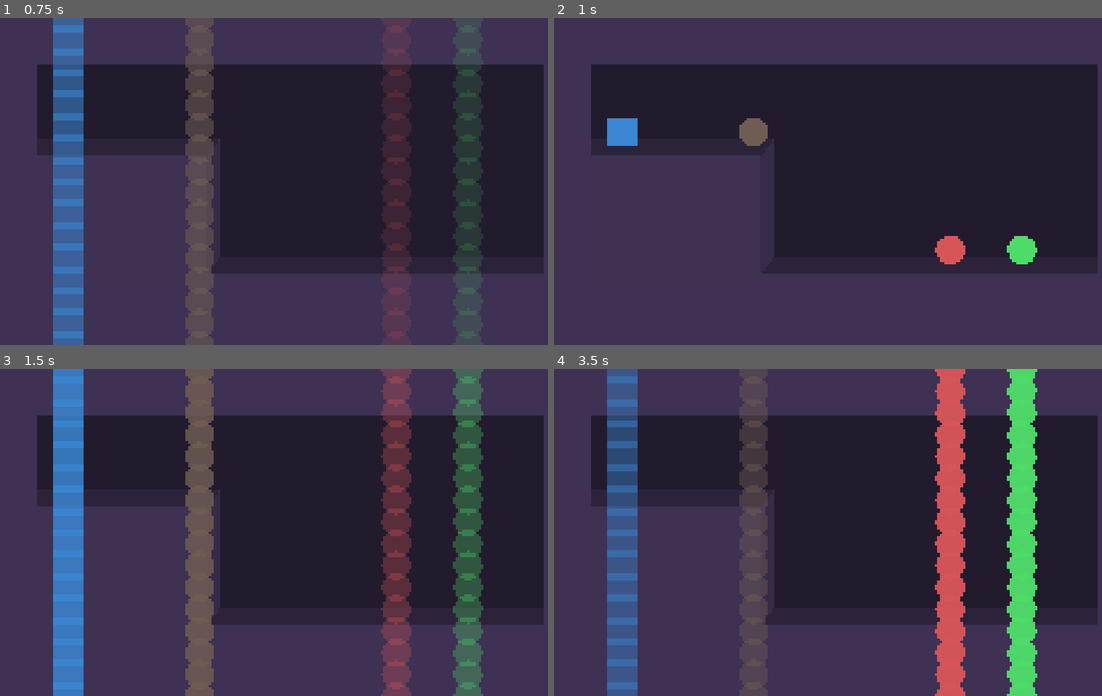
Above: before the commit, frames 1-4 (two rows, left to right).
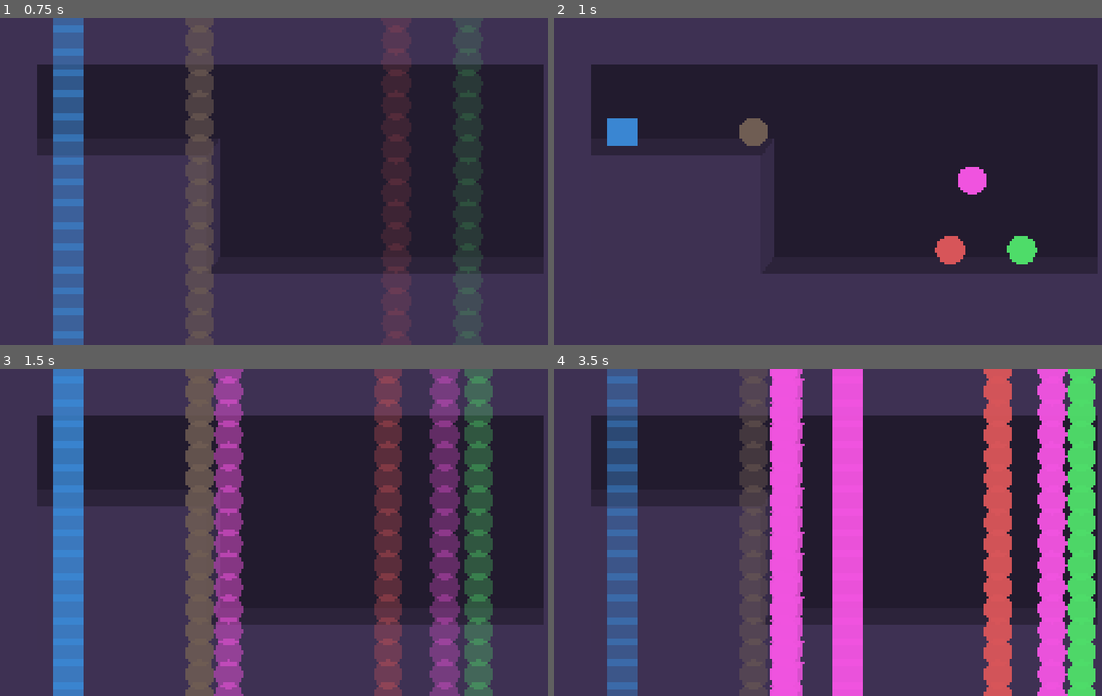
Above: after the commit, the same moments.

Repository: Z53-INCOMING/circular-present
Game: Godot game, scene res://world.tscn
Two runs of this game, one before a commit and one after it. Both use one fixed random seed, a clock stepped at 60 frames per second and the inputs below.
Inputs (mouse positions are in pixels of both pictures, inside the frame that each line leads up to):
- Up to frame 1 (0.75 s): tap Enter (ui_accept) at 0.5 s; move the mouse to (416, 165) at 0.52 s; hold Up (ui_up) from 0.53 s (still down); tap 1 (toggle_sharp_fade) at 0.6 s; click (416, 165) at 0.67 s
- Up to frame 2 (1 s): keep holding Up (ui_up); tap Enter (ui_accept) at 0.77 s; tap 2 (add_circle, bound only after the commit) at 0.8 s
- Up to frame 3 (1.5 s): tap Enter (ui_accept) at 1.07 s; move the mouse to (175, 548) at 1.27 s; release Up (ui_up) at 1.28 s; hold Down (ui_down) from 1.28 s (still down); tap 2 (add_circle, bound only after the commit) at 1.35 s; click (175, 548) at 1.42 s
- Up to frame 4 (3.5 s): tap Enter (ui_accept) at 1.52, 1.82, 3.02, 3.32 s; tap 3 (add_square, bound only after the commit) at 1.55, 2.1 s; move the mouse to (904, 460) at 2.02 s; release Down (ui_down) at 2.03 s; hold Up (ui_up) from 2.03 s (still down); click (904, 460) at 2.17 s; tap 4 (toggle_color_picker, bound only after the commit) at 2.3, 2.85 s; move the mouse to (817, 597) at 2.77 s; click (817, 597) at 2.92 s; tap Backspace at 3.05 s

Frame 1 is identical in both runs. In frame 2, 0.4% of the frame differs, in the area x 73-79%, y 45-54%; in frame 3, 17%; in frame 4, 34%, in the area x 39-99%, y 0-100%.

Commit message:
ability to create objects

Diff:
--- a/circular_present_object.gd
+++ b/circular_present_object.gd
@@ -17,10 +17,6 @@
 var time_stiffness := 1.0
 
 var selected := -1
-
-var uy_flipped := false
-
-var sharp_fade := true
 
 var mouse_offset := Vector2.ZERO
 
@@ -55,7 +51,10 @@
 		add_child(circular_visual)
 
 func _process(delta):
-	var camera_u: float = get_parent().camera_u
+	var parent: Node2D = get_parent()
+	var camera_u: float = parent.camera_u
+	var uy_flipped: bool = parent.uy_flipped
+	var sharp_fade: bool = parent.sharp_fade
 
 	var distance_between_present_objects := (present_radius * TAU) / present_resolution
 
@@ -100,10 +99,8 @@
 			polygon.global_position.y = (1.0 - (i / float(present_resolution - 1))) * 1440.0
 			polygon.modulate.a = pow(1.0 - absf((current.global_position.y - ((camera_u / TAU) * 1440.0)) / 1440.0), 2.0)
 
-	if Input.is_action_just_pressed("ui_accept"):
-		uy_flipped = !uy_flipped
-	if Input.is_action_just_pressed("toggle_sharp_fade"):
-		sharp_fade = !sharp_fade
+	if selected != -1 and Input.is_key_pressed(KEY_BACKSPACE):
+		queue_free()
 
 	if selected > -1:
 		var closest_to_mouse = get_child(selected)
@@ -127,14 +124,14 @@
 		if event.button_index == MOUSE_BUTTON_LEFT or event.button_index == MOUSE_BUTTON_RIGHT:
 			if event.pressed:
 				var camera_u_index := int((get_parent().camera_u / TAU) * present_resolution)
-				if uy_flipped:
+				if get_parent().uy_flipped:
 					camera_u_index = int((1.0 - (get_global_mouse_position().y / 1440.0)) * float(present_resolution))
 					if camera_u_index >= present_resolution:
 						camera_u_index = present_resolution - 1
 
 				var closest_to_mouse = get_child(camera_u_index)
 
-				if uy_flipped:
+				if get_parent().uy_flipped:
 					if absf(get_global_mouse_position().x - closest_to_mouse.global_position.x) < 64.0:
 						selected = -2 if event.button_index == MOUSE_BUTTON_LEFT else camera_u_index
 						mouse_offset = get_global_mouse_position() - closest_to_mouse.global_position
--- a/project.godot
+++ b/project.godot
@@ -29,6 +29,21 @@
 "events": [Object(InputEventKey,"resource_local_to_scene":false,"resource_name":"","device":-1,"window_id":0,"alt_press …(191 unchanged characters)…
 ]
 }
+add_circle={
+"deadzone": 0.2,
+"events": [Object(InputEventKey,"resource_local_to_scene":false,"resource_name":"","device":-1,"window_id":0,"alt_pressed":false,"shift_pressed":false,"ctrl_pressed":false,"meta_pressed":false,"pressed":false,"keycode":0,"physical_keycode":50,"key_label":0,"unicode":50,"location":0,"echo":false,"script":null)
+]
+}
+add_square={
+"deadzone": 0.2,
+"events": [Object(InputEventKey,"resource_local_to_scene":false,"resource_name":"","device":-1,"window_id":0,"alt_pressed":false,"shift_pressed":false,"ctrl_pressed":false,"meta_pressed":false,"pressed":false,"keycode":0,"physical_keycode":51,"key_label":0,"unicode":51,"location":0,"echo":false,"script":null)
+]
+}
+toggle_color_picker={
+"deadzone": 0.2,
+"events": [Object(InputEventKey,"resource_local_to_scene":false,"resource_name":"","device":-1,"window_id":0,"alt_pressed":false,"shift_pressed":false,"ctrl_pressed":false,"meta_pressed":false,"pressed":false,"keycode":0,"physical_keycode":52,"key_label":0,"unicode":52,"location":0,"echo":false,"script":null)
+]
+}
 
 [physics]
 
--- a/world.gd
+++ b/world.gd
@@ -11,9 +11,43 @@
 
 @export var camera_u := 0.0
 
+@onready var color_picker := $ColorPicker
+
+@onready var circular_present_object_scene := preload("res://circular_present_object.tscn")
+
+var uy_flipped := false
+
+var sharp_fade := true
+
 func _process(delta):
 	if Input.is_action_pressed("ui_up"):
 		camera_u += delta * 3.0
 	if Input.is_action_pressed("ui_down"):
 		camera_u -= delta * 3.0
 	camera_u = wrapf(camera_u, 0.0, TAU)
+
+	if Input.is_action_just_pressed("toggle_color_picker"):
+		color_picker.visible = !color_picker.visible
+
+	if Input.is_action_just_pressed("add_circle"):
+		var object := circular_present_object_scene.instantiate()
+
+		object.color = color_picker.color
+		object.shape = 0
+		object.global_position = get_global_mouse_position()
+
+		add_child(object)
+
+	if Input.is_action_just_pressed("add_square"):
+		var object := circular_present_object_scene.instantiate()
+
+		object.color = color_picker.color
+		object.shape = 1
+		object.global_position = get_global_mouse_position()
+
+		add_child(object)
+
+	if Input.is_action_just_pressed("ui_accept"):
+		uy_flipped = !uy_flipped
+	if Input.is_action_just_pressed("toggle_sharp_fade"):
+		sharp_fade = !sharp_fade
--- a/world.tscn
+++ b/world.tscn
@@ -86,6 +86,14 @@
 color = Color(0.21511, 0.171135, 0.282763, 1)
 polygon = PackedVector2Array(974, 527, 974, 1048, 915, 1124, 915, 603)
 
+[node name="ColorPicker" type="ColorPicker" parent="."]
+visible = false
+offset_left = 21.0
+offset_top = 851.0
+offset_right = 319.0
+offset_bottom = 1423.0
+color = Color(0.941263, 0.328256, 0.877892, 1)
+
 [node name="CircularPresentObject" parent="." instance=ExtResource("2_fj7yv")]
 position = Vector2(304, 432)
 color = Color(0.228265, 0.526167, 0.825856, 1)
